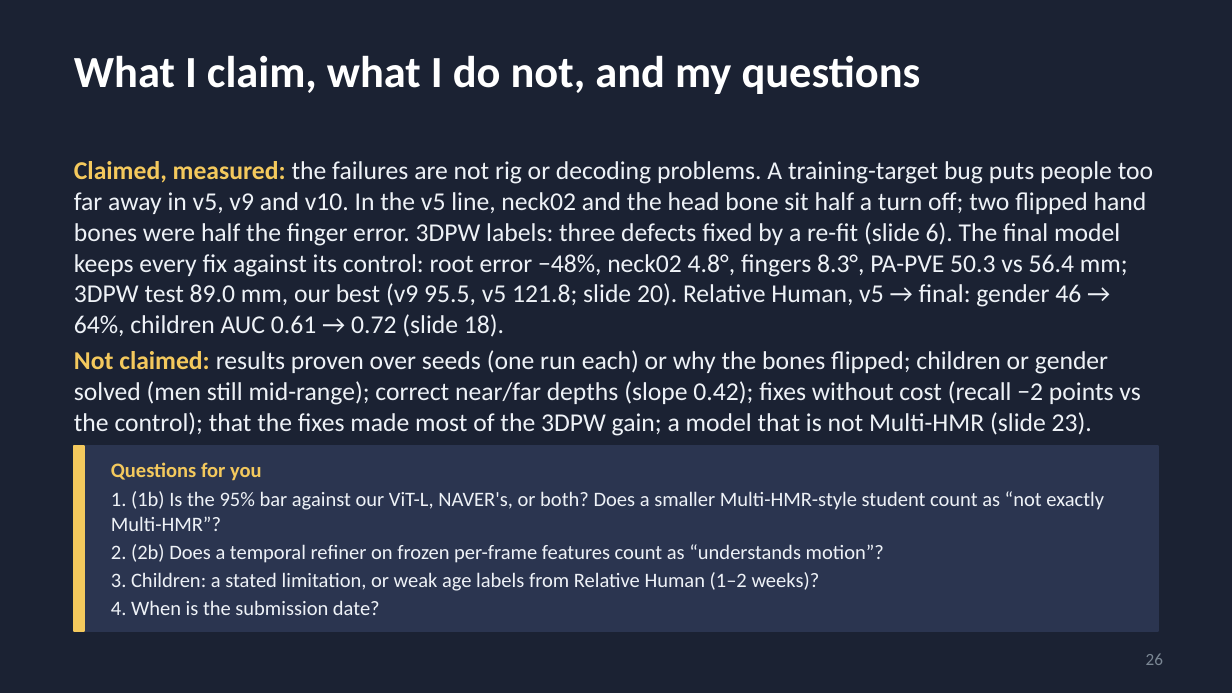
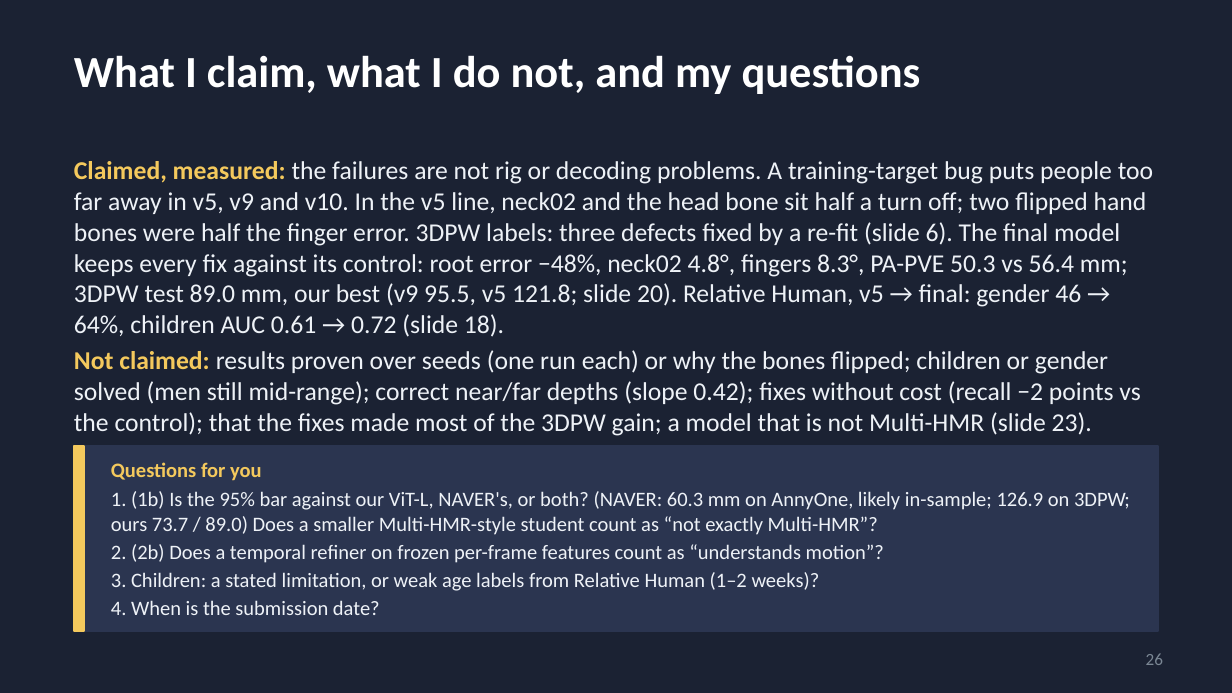
Before and after one commit to saadnajib/Multi-Person-Whole-Body-Human-Mesh-Recovery-in-a-Single-Shot-with-Annyone-dataset-and-3dpw-dataset, a slide deck: slide 26 of docs/supervisor_update_2026-10-19.pptx. Drawn at 1232x693 pixels with LibreOffice and Linux fonts; fonts in the diff are those of the drawing. Boxes give left, top, right and bottom in pixels: in the first picture for what was removed or moved away, otherwise in the second. Text is boxed around its words. In the diff, an @@ line names an element or a change of style, - is before the commit and + after.

```diff
--- a/docs/supervisor_update_2026-10-19.pptx
+++ b/docs/supervisor_update_2026-10-19.pptx
@@ text at <box>111,491,1130,535</box>: text changed @@
-1. (1b) Is the 95% bar against our ViT-L, NAVER's, or both? Does a smaller Multi-HMR-style student count as “not exactly Multi-HMR”?
+1. (1b) Is the 95% bar against our ViT-L, NAVER's, or both? (NAVER: 60.3 mm on AnnyOne, likely in-sample; 126.9 on 3DPW; ours 73.7 / 89.0) Does a smaller Multi-HMR-style student count as “not exactly Multi-HMR”?
```
Also in this commit, not shown: 5 other slides changed, 6 other files.
